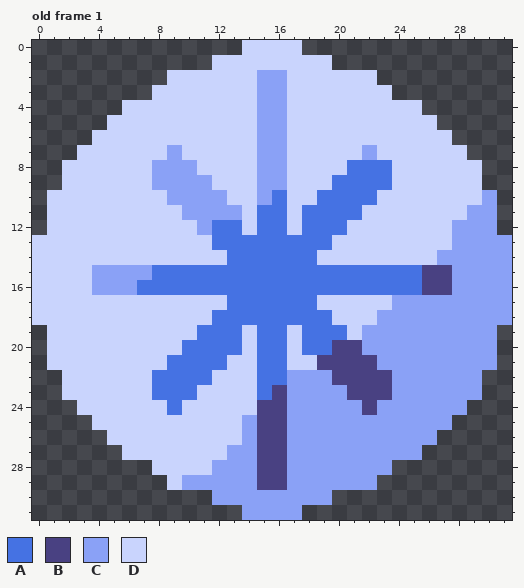
Two states of a pixel-art file, assets/sprites/Weapons/Charge Bullet.aseprite. The first picture shows the starting point.
32x32 pixels, 1 frame. Shown: old frame 1. The commit also changed other frames, which this record leaves out.
Palette (. is transparent): A #4572e3  B #494182  C #8aa1f6  D #c9d4fd
Pixels before, old frame 1, first column x 0:
 0 ..............DDDD..............
 1 ............DDDDDDDD............
 2 .........DDDDDDCCDDDDDD.........
 3 ........DDDDDDDCCDDDDDDD........
 4 ......DDDDDDDDDCCDDDDDDDDD......
 5 .....DDDDDDDDDDCCDDDDDDDDDD.....
 6 ....DDDDDDDDDDDCCDDDDDDDDDDD....
 7 ...DDDDDDCDDDDDCCDDDDDCDDDDDD...
 8 ..DDDDDDCCCDDDDCCDDDDAAADDDDDD..
 9 ..DDDDDDCCCCDDDCCDDDAAAADDDDDD..
10 .DDDDDDDDCCCCDDCADDAAAADDDDDDDC.
11 .DDDDDDDDDCCCCDAADAAAADDDDDDDCC.
12 .DDDDDDDDDDCAADAADAAADDDDDDDCCC.
13 DDDDDDDDDDDDAAAAAAAADDDDDDDDCCCC
14 DDDDDDDDDDDDDAAAAAADDDDDDDDCCCCC
15 DDDDCCCCAAAAAAAAAAAAAAAAAABBCCCC
16 DDDDCCCAAAAAAAAAAAAAAAAAAABBCCCC
17 DDDDDDDDDDDDDAAAAAADDDDDCCCCCCCC
18 DDDDDDDDDDDDAAAAAAAADDDCCCCCCCCC
19 .DDDDDDDDDDAAADAADAAADCCCCCCCCC.
20 .DDDDDDDDDAAAADAADAABBCCCCCCCCC.
21 .DDDDDDDDAAAADDAADDBBBBCCCCCCCC.
22 ..DDDDDDAAAADDDAACCCBBBBCCCCCC..
23 ..DDDDDDAAADDDDABCCCCBBBCCCCCC..
24 ...DDDDDDADDDDDBBCCCCCBCCCCCC...
25 ....DDDDDDDDDDCBBCCCCCCCCCCC....
26 .....DDDDDDDDDCBBCCCCCCCCCC.....
27 ......DDDDDDDCCBBCCCCCCCCC......
28 ........DDDDCCCBBCCCCCCC........
29 .........DCCCCCBBCCCCCC.........
30 ............CCCCCCCC............
31 ..............CCCC..............
After the commit:
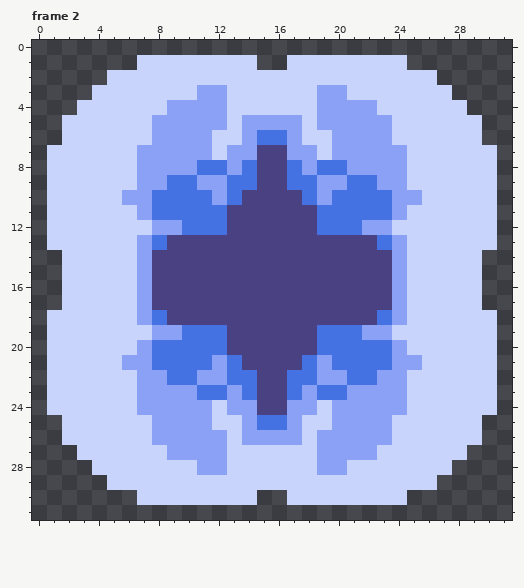
A new or re-ordered frame is compared with the old frame closest to it.
Diff:
frames 1 -> 3
Changed rows in their new state; - is an unchanged pixel.
Frame 2 is new; against old frame 1:
first column x 0:
 0 --------------....--------------
 1 -------DDDDD---..---DDDDD-------
 2 -----DDDD------DD------DDDD-----
 3 ----DDDD---CC--DD--CC---DDDD----
 4 ---DDD---CCCC--DD--CCCC---DDD---
 5 --DDD---CCCCC-C--C-CCCCC---DDD--
 6 --DD----CCCC--CAAC--CCCC----DD--
 7 -DD----CC-CC-CCBBCC-CC-CC----DD-
 8 -D-----C---AACABBACAACCCC-----D-
 9 -D-----C-AA-CAABBAACC--CC-----D-
10 ------CCAAAA-ABBBBAC---ACC----D-
11 -------CAAAAABBBBBB---AAC----DD-
12 --------CCAA-BBBBBB--ACC----DDD-
13 .------CABBBBBBBBBBBBBBAC---DDD.
14 ..-----CBBBBBBBBBBBBBBBBC--DDD..
15 ..--DDD-BBBBBBBBBBBBBBBBCDDDDD..
16 ..--DDDCBBBBBBBBBBBBBBBBCDDDDD..
17 ..-----CBBBBBBBBBBBBBBBB-DDDDD..
18 .------CABBBBBBBBBBBBBBA-DDDDDD.
19 --------CCA--BBBBBB--A--DDDDDDD-
20 -------CAA---BBBBBB-AAAA-DDDDDD-
21 ------CCA---CABBBBACAAAA--DDDDD-
22 -D-----CC--CCAABBAA-CAAC-DDDDDD-
23 -D-----CCCCAACAB-A-AACCC-DDDDDD-
24 -DD----CCCCC-CC----D--C--DDDDDD-
25 --DD----CCCC---AA-DD----DDDDDD--
26 --DDD---CCCCC--CC-D-----DDDDDD--
27 ---DDD---CCCCDDDDDD----DDDDDD---
28 ----DDDD---C-DDDDDD--DDDDDDD----
29 -----DDDD-DDDDDDDDDDDDDDDDD-----
30 -------DDDDDDDD..DDDDDDDD-------
31 --------------....--------------
